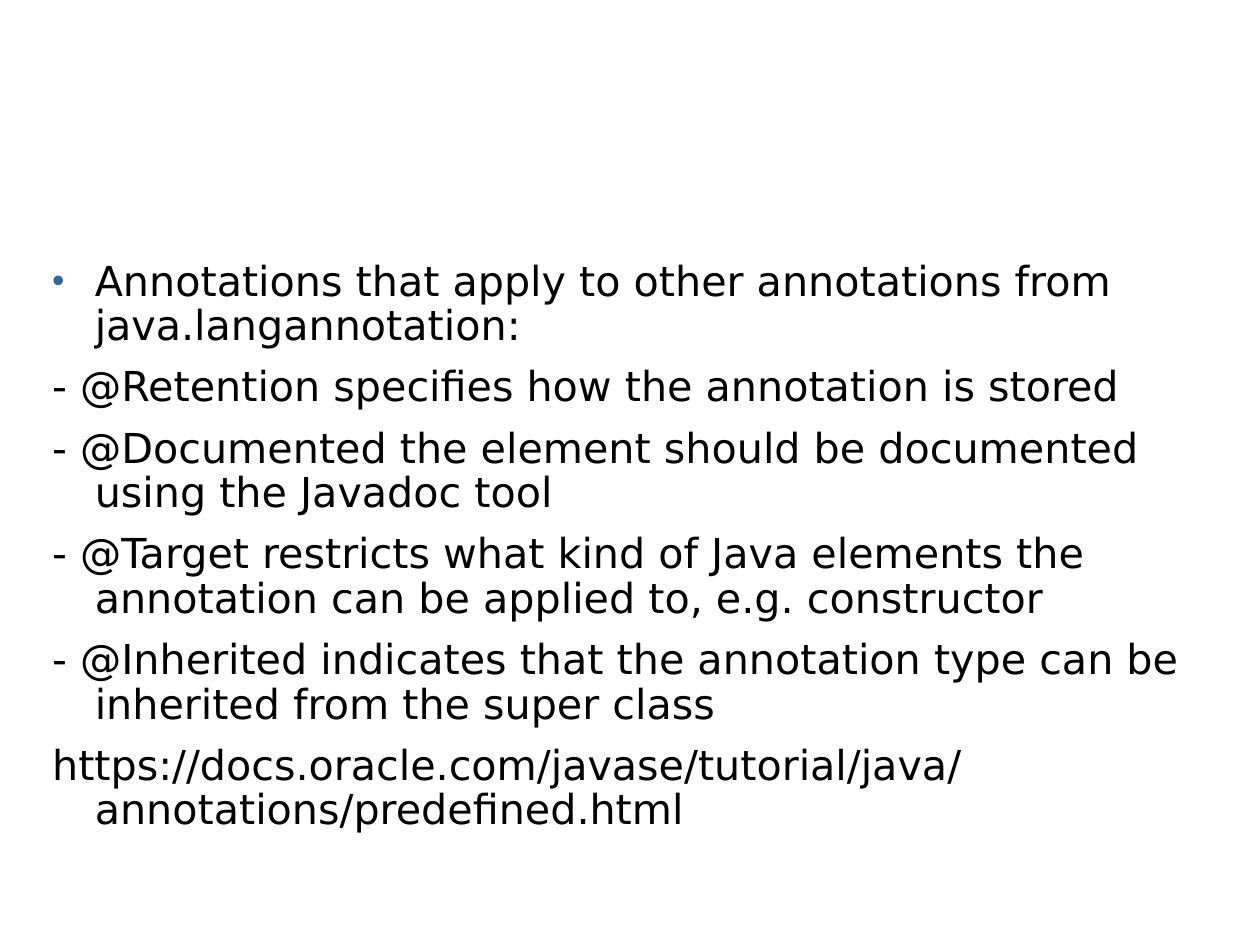
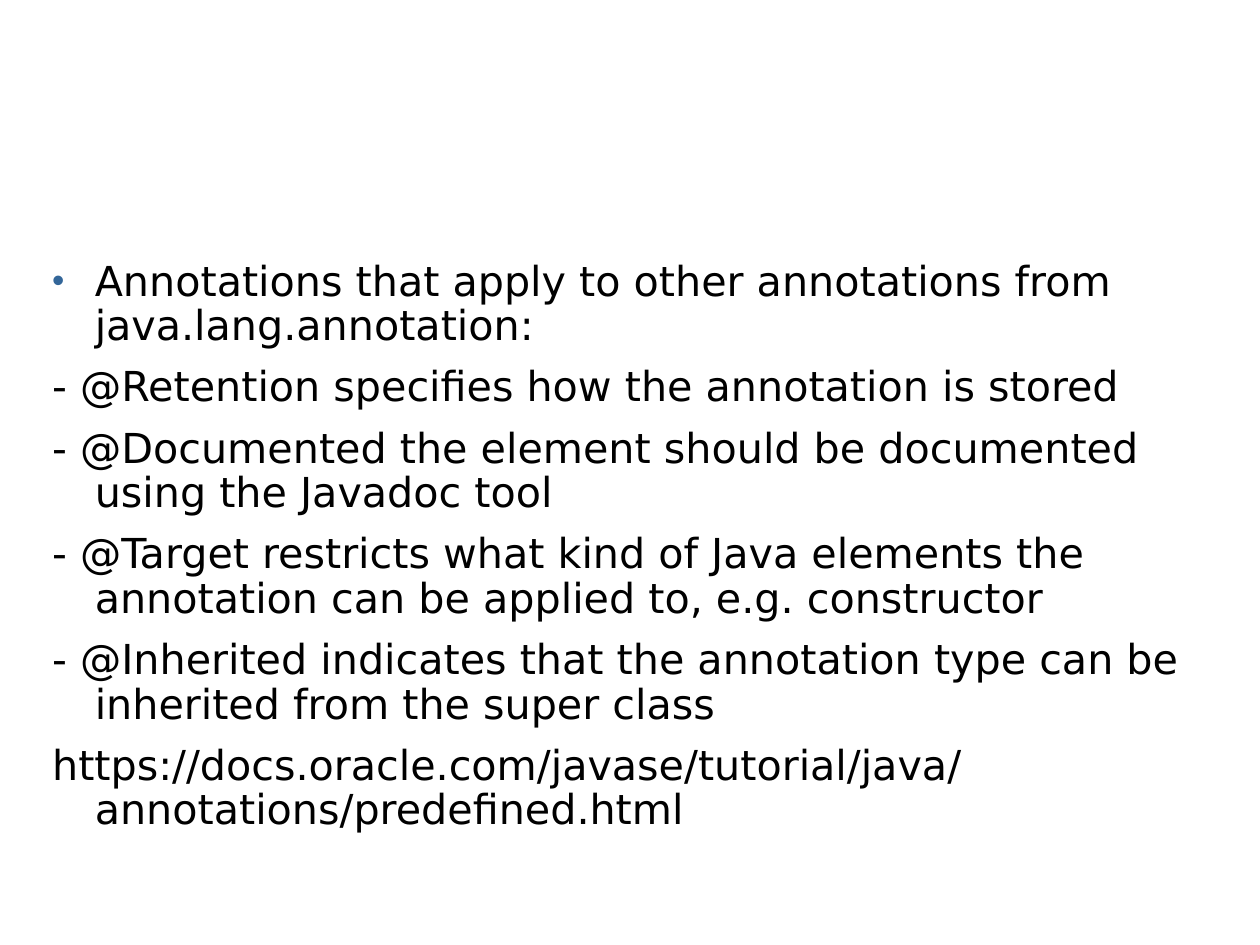
Before and after one commit to ITC-Vanadzor/ITC-7, a slide deck: slide 10 of Presentations/Java/java_annotations.odp. Drawn at 1260x945 pixels with LibreOffice and Linux fonts; fonts in the diff are those of the drawing; background and template pictures are left out. Boxes give left, top, right and bottom in pixels: in the first picture for what was removed or moved away, otherwise in the second. Text is boxed around its words. In the diff, an @@ line names an element or a change of style, - is before the commit and + after.

```diff
--- a/Presentations/Java/java_annotations.odp
+++ b/Presentations/Java/java_annotations.odp
@@ text at box(95, 264, 1111, 349): text changed @@
-• Annotations that apply to other annotations from java.langannotation:
+• Annotations that apply to other annotations from java.lang.annotation:
```
Also in this commit, not shown: 1 other slide changed.
